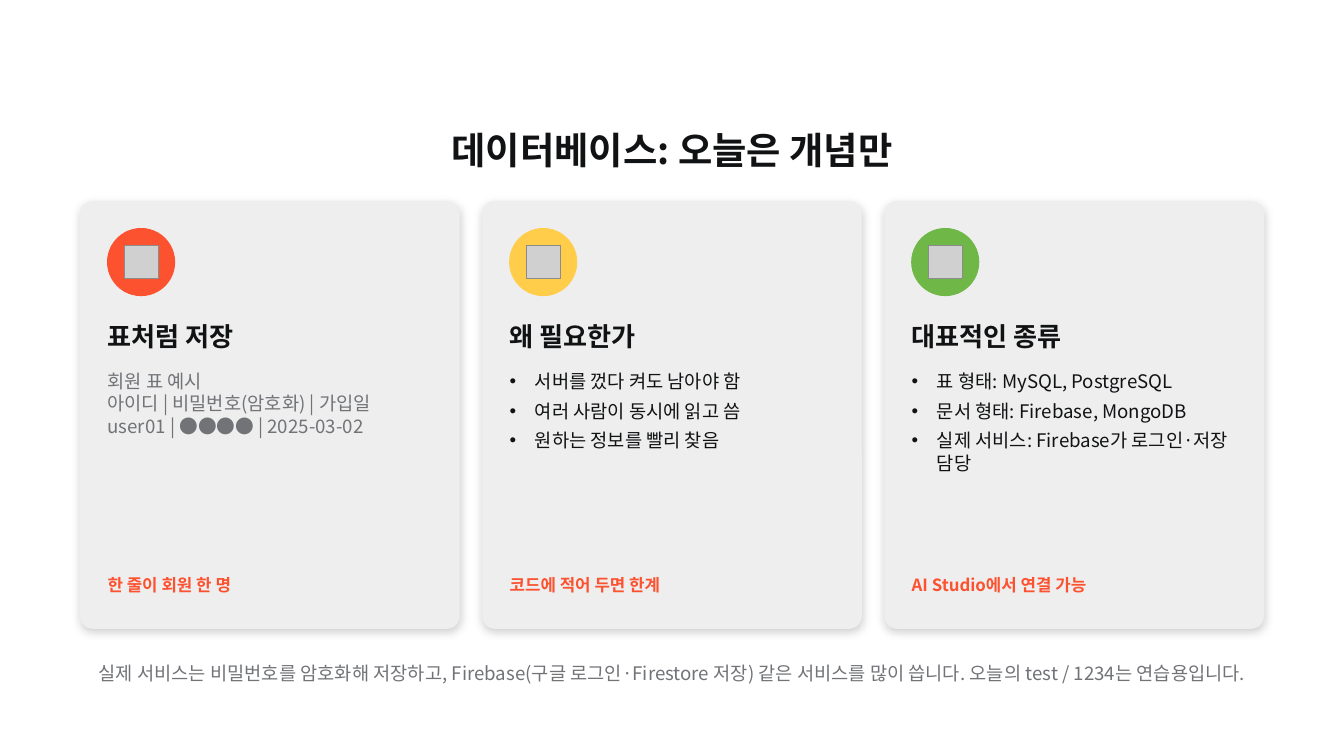
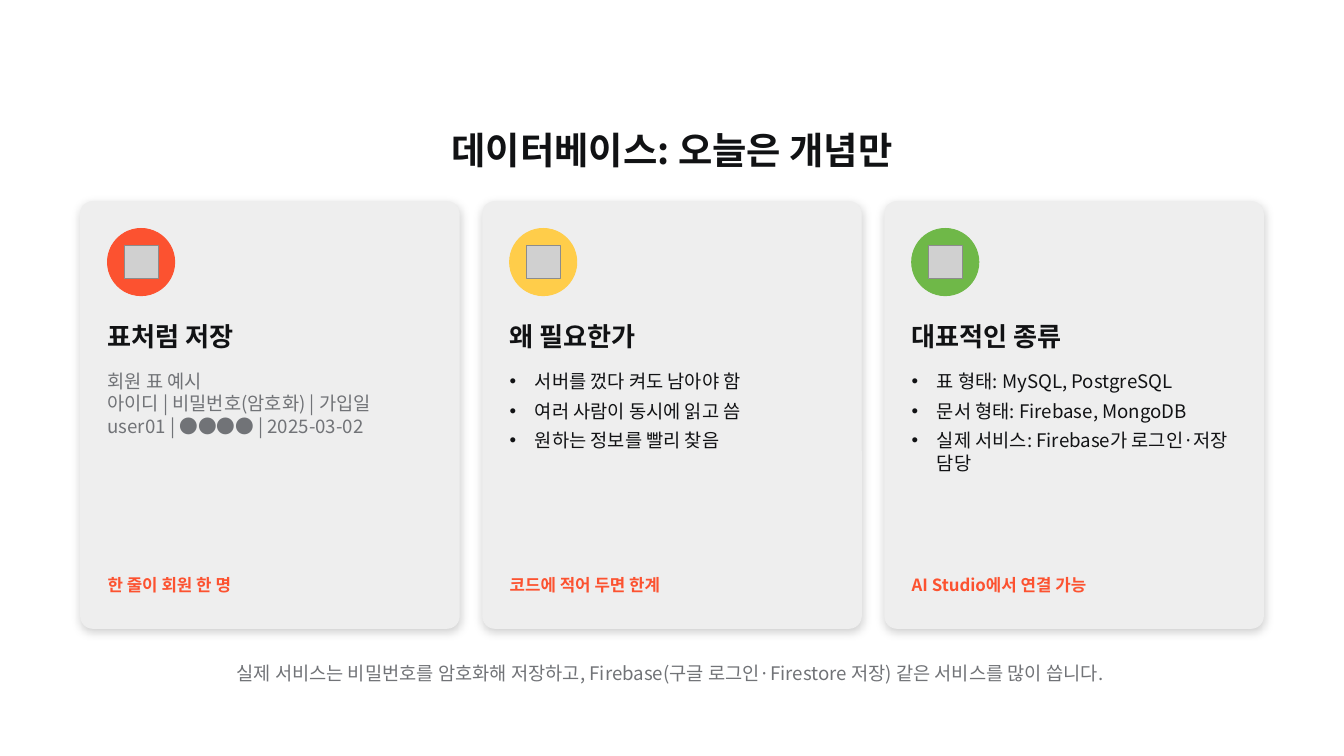
Before and after one commit to pa3757/KPX_knewdeal, a slide deck: slide 13 of instructor/2일차_바이브코딩_Stitch.pptx. Drawn at 1344x756 pixels with LibreOffice and Linux fonts; fonts in the diff are those of the drawing; grey boxes stand for pictures; background and template pictures are left out. Boxes give left, top, right and bottom in pixels: in the first picture for what was removed or moved away, otherwise in the second. Text is boxed around its words. In the diff, an @@ line names an element or a change of style, - is before the commit and + after.

```diff
--- a/instructor/2일차_바이브코딩_Stitch.pptx
+++ b/instructor/2일차_바이브코딩_Stitch.pptx
@@ text at [236, 664, 1103, 684]: text changed @@
-실제 서비스는 비밀번호를 암호화해 저장하고, Firebase(구글 로그인·Firestore 저장) 같은 서비스를 많이 씁니다. 오늘의 test / 1234는 연습용입니다.
+실제 서비스는 비밀번호를 암호화해 저장하고, Firebase(구글 로그인·Firestore 저장) 같은 서비스를 많이 씁니다.
```
Also in this commit, not shown: 6 other slides changed, 4 slides added, 4 slides removed, 37 other files.
